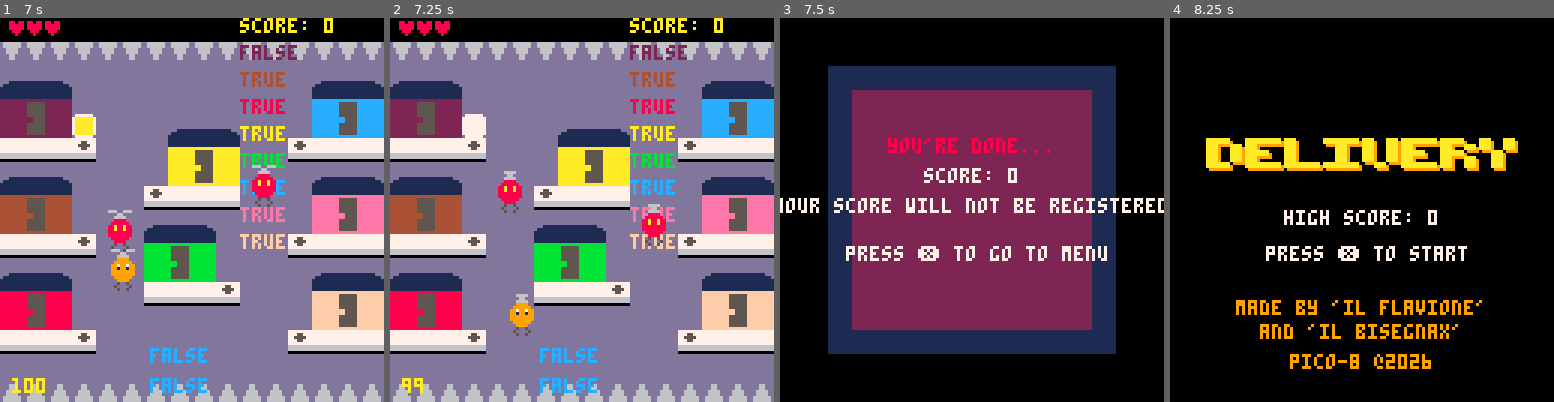
Above: before the commit, frames 1-4 (left to right).
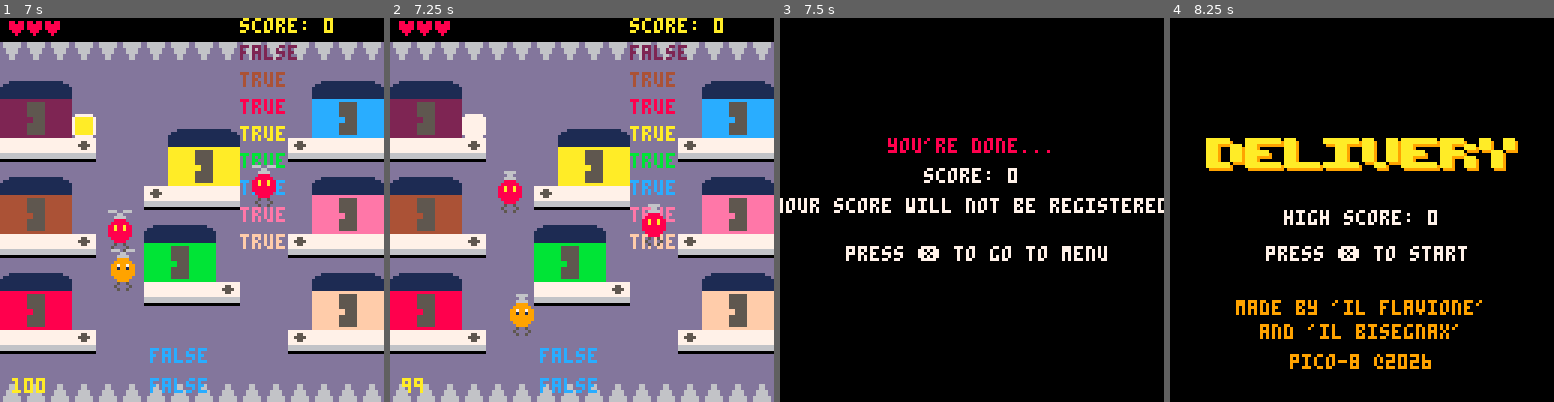
Above: after the commit, the same moments.

Repository: FlavioIero/Delivery
Game: PICO-8 cartridge atari.p8
Same seed, same stepped clock (60 frames per second), same inputs: the game is played once before the commit and once after it.
Inputs:
- Up to frame 1 (7 s): tap O (Z key) at 0.33, 1.07, 2.22, 3.72, 5.22, 6.72 s; tap Down at 0.7 s; tap X (X key) at 1.43, 2.07, 2.82, 3.57, 4.32, 5.07, 5.82, 6.57 s; hold Up 1.97-2.63 s; hold Right 2.68-3.02 s; hold Down 3.07-3.73 s; hold Left 3.78-4.12 s; hold Up 4.17-4.5 s; hold Left 4.55-5.05 s; hold Right 5.1-5.93 s; hold Up 5.98-6.65 s; hold Right from 6.7 s (still down)
- Up to frame 2 (7.25 s): release Right at 7.03 s; hold Down from 7.08 s (still down)
- Up to frame 3 (7.5 s): keep holding Down; tap X (X key) at 7.32 s
- Up to frame 4 (8.25 s): release Down at 7.75 s; hold Left 7.8-8.13 s; tap X (X key) at 8.07 s; hold Up from 8.18 s (still down); tap O (Z key) at 8.22 s

Frames 1-2 are identical in both runs. In frame 3, 53% of the frame differs, in the area x 12-88%, y 12-88%; in frame 4, nothing differs.

Commit message:
adjusted lose screen

Diff:
--- a/atari.p8
+++ b/atari.p8
@@ -1067,18 +1067,18 @@
 __map__
 0101010101010101010101010101010101010101010101010101010101010101101001010101010101010101010101010101100000000000000000000000000000000000000000000000000000000000000000000000000000000000000000000000000000000000000000000000000000000000000000000000000000000000
 0808080808080808080808080808080801010101010101010101010101010101101001010101010101010101010101010101100000000000000000000000000000000000000000000000000000000000000000000000000000000000000000000000000000000000000000000000000000000000000000000000000000000000
-0c0d0e020202020202020202020c0d0e01010101010101010101010101010101101001013a3a3a3a3a3a3a3a3a3a3a3a0101100000000000000000000000000000000000000000000000000000000000000000000000000000000000000000000000000000000000000000000000000000000000000000000000000000000000
-2022200202020202020202020226282640414d4d4d4d4d4d4d4d4d4d4d4d4e4f101001013a323232323232323232323a0101100202020202020202020202020202020202020202020202020202020000000000000000000000000000000000000000000000000000000000000000000000000000000000000000000000000000
-322132020202020c0d0e020202372737505152535455565758595a5b5c5d5e5f101001013a323232323232323232323a0101100202020202020202020202020202020202020202020202020202020000000000000000000000000000000000000000000000000000000000000000000000000000000000000000000000000000
-0909090b02020223252302020b090909606162636465566768696a6b6c6d6e6f101001013a323232323232323232323a0101100202020202020202020202020202020202020202020202020202020000000000000000000000000000000000000000000000000000000000000000000000000000000000000000000000000000
-0c0d0e020202023524350202020c0d0e707172737475767778797a7b7c7d7e7f101001013a323232323232323232323a0101100202020202020202020202020202020202020202020202020202020000000000000000000000000000000000000000000000000000000000000000000000000000000000000000000000000000
-1d1f1d0202020b09090902020217191701010101010101010101010101010101101001013a323232323232323232323a0101100202020202020202020202020202020202020202020202020202020000000000000000000000000000000000000000000000000000000000000000000000000000000000000000000000000000
-331e330202020c0d0e0202020238183801010101010101010101010101010101101001013a323232323232323232323a0101100202020202020202020202020202020202020202020202020202020000000000000000000000000000000000000000000000000000000000000000000000000000000000000000000000000000
-0909090b02021416140202020b09090901010101010101010101010101010101101001013a323232323232323232323a0101100202020202020202020202020202020202020202020202020202020000000000000000000000000000000000000000000000000000000000000000000000000000000000000000000000000000
-0c0d0e020202361536020202020c0d0e01010101010101010101010101010101101001013a323232323232323232323a0101100202020202020202020202020202020202020202020202020202020000000000000000000000000000000000000000000000000000000000000000000000000000000000000000000000000000
-1012100202020909090b0202021a1c1a01010101010101010101010101010101101001013a323232323232323232323a0101100202020202020202020202020202020202020202020202020202020000000000000000000000000000000000000000000000000000000000000000000000000000000000000000000000000000
-34113402020202020202020202391b3901010101010101010101010101010101101001013a323232323232323232323a0101100202020202020202020202020202020202020202020202020202020000000000000000000000000000000000000000000000000000000000000000000000000000000000000000000000000000
-0909090b02020202020202020b09090901010101010101010101010101010101101001013a3a3a3a3a3a3a3a3a3a3a3a0101100202020202020202020202020202020202020202020202020202020000000000000000000000000000000000000000000000000000000000000000000000000000000000000000000000000000
+0c0d0e020202020202020202020c0d0e01010101010101010101010101010101101001010101010101010101010101010101100000000000000000000000000000000000000000000000000000000000000000000000000000000000000000000000000000000000000000000000000000000000000000000000000000000000
+2022200202020202020202020226282640414d4d4d4d4d4d4d4d4d4d4d4d4e4f101001010101010101010101010101010101100202020202020202020202020202020202020202020202020202020000000000000000000000000000000000000000000000000000000000000000000000000000000000000000000000000000
+322132020202020c0d0e020202372737505152535455565758595a5b5c5d5e5f101001010101010101010101010101010101100202020202020202020202020202020202020202020202020202020000000000000000000000000000000000000000000000000000000000000000000000000000000000000000000000000000
+0909090b02020223252302020b090909606162636465566768696a6b6c6d6e6f101001010101010101010101010101010101100202020202020202020202020202020202020202020202020202020000000000000000000000000000000000000000000000000000000000000000000000000000000000000000000000000000
+0c0d0e020202023524350202020c0d0e707172737475767778797a7b7c7d7e7f101001010101010101010101010101010101100202020202020202020202020202020202020202020202020202020000000000000000000000000000000000000000000000000000000000000000000000000000000000000000000000000000
+1d1f1d0202020b09090902020217191701010101010101010101010101010101101001010101010101010101010101010101100202020202020202020202020202020202020202020202020202020000000000000000000000000000000000000000000000000000000000000000000000000000000000000000000000000000
+331e330202020c0d0e0202020238183801010101010101010101010101010101101001010101010101010101010101010101100202020202020202020202020202020202020202020202020202020000000000000000000000000000000000000000000000000000000000000000000000000000000000000000000000000000
+0909090b02021416140202020b09090901010101010101010101010101010101101001010101010101010101010101010101100202020202020202020202020202020202020202020202020202020000000000000000000000000000000000000000000000000000000000000000000000000000000000000000000000000000
+0c0d0e020202361536020202020c0d0e01010101010101010101010101010101101001010101010101010101010101010101100202020202020202020202020202020202020202020202020202020000000000000000000000000000000000000000000000000000000000000000000000000000000000000000000000000000
+1012100202020909090b0202021a1c1a01010101010101010101010101010101101001010101010101010101010101010101100202020202020202020202020202020202020202020202020202020000000000000000000000000000000000000000000000000000000000000000000000000000000000000000000000000000
+34113402020202020202020202391b3901010101010101010101010101010101101001010101010101010101010101010101100202020202020202020202020202020202020202020202020202020000000000000000000000000000000000000000000000000000000000000000000000000000000000000000000000000000
+0909090b02020202020202020b09090901010101010101010101010101010101101001010101010101010101010101010101100202020202020202020202020202020202020202020202020202020000000000000000000000000000000000000000000000000000000000000000000000000000000000000000000000000000
 0202020202020202020202020202020201010101010101010101010101010101101001010101010101010101010101010101100202020202020202020202020202020202020202020202020202020000000000000000000000000000000000000000000000000000000000000000000000000000000000000000000000000000
 0707070707070707070707070707070701010101010101010101010101010101101001010101010101010101010101010101100202020202020202020202020202020202020202020202020202020000000000000000000000000000000000000000000000000000000000000000000000000000000000000000000000000000
 0101010101010101010101010101010110101010101010101010101010101010101010101010101010101010101010101010100202020202020202020202020202020202020202020202020202020000000000000000000000000000000000000000000000000000000000000000000000000000000000000000000000000000
